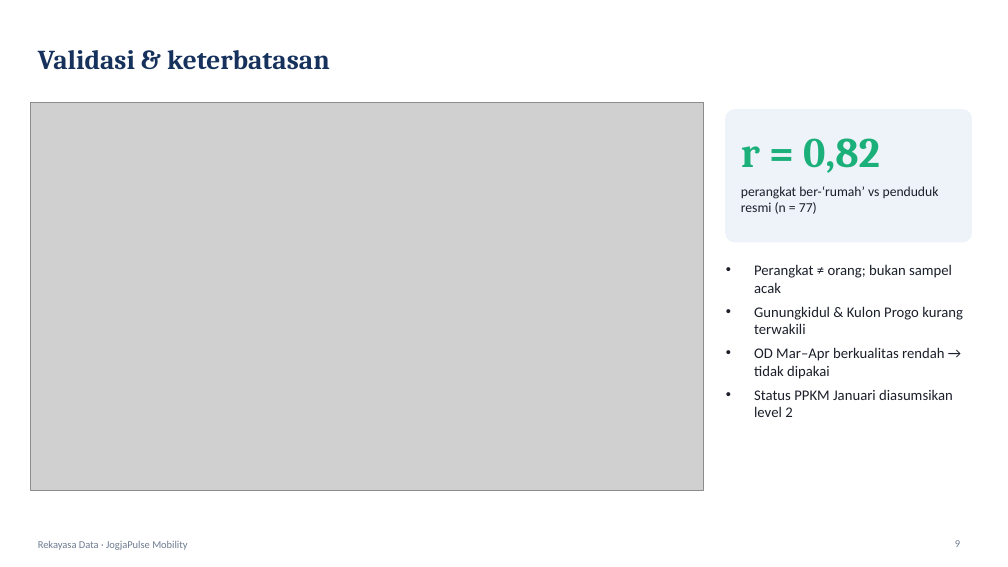
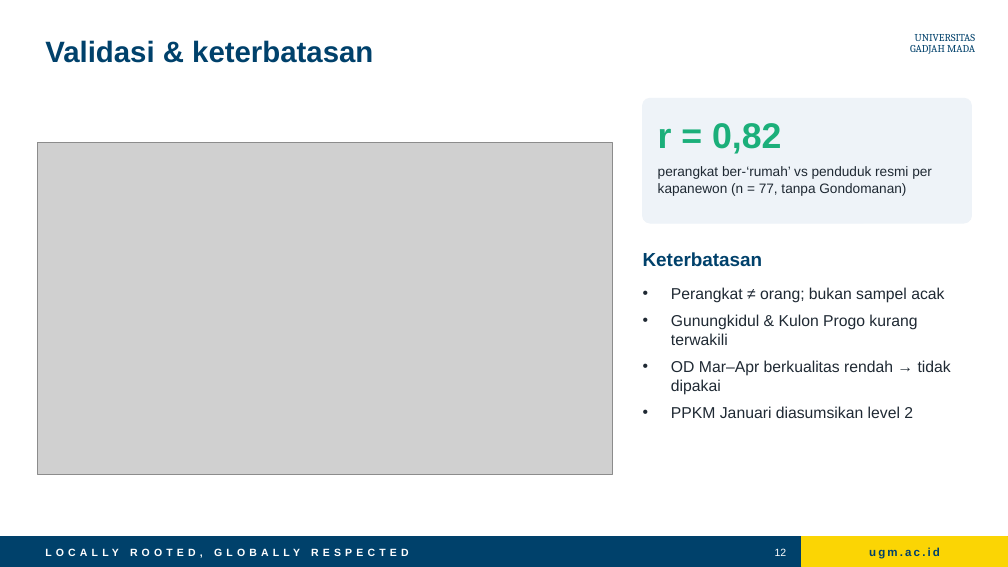
Before and after one commit to ReyMindThink/jogjapulse-mobility, a slide deck: slide 12 of docs/jogjapulse_presentasi.pptx (slide 9 before the commit). Drawn at 1008x567 pixels with LibreOffice and Linux fonts; fonts in the diff are those of the drawing; grey boxes stand for pictures. Boxes give left, top, right and bottom in pixels: in the first picture for what was removed or moved away, otherwise in the second. Text is boxed around its words. In the diff, an @@ line names an element or a change of style, - is before the commit and + after.

```diff
--- a/docs/jogjapulse_presentasi.pptx
+++ b/docs/jogjapulse_presentasi.pptx
@@ title "Validasi & keterbatasan": place and size @@
-title "Validasi & keterbatasan" at bbox=[38, 50, 330, 70]
+title "Validasi & keterbatasan" at bbox=[45, 40, 373, 63]
@@ title "Validasi & keterbatasan" at bbox=[45, 40, 373, 63]: size 26 to 28 pt, font Cambria to Arial, text colour #16325C to #00416B @@
@@ text added at bbox=[910, 34, 976, 54], 10 pt, text #00416B @@
+UNIVERSITAS
+GADJAH MADA
@@ rounded rectangle: place and size @@
-rounded rectangle at bbox=[726, 110, 972, 242]
+rounded rectangle at bbox=[643, 98, 972, 223]
@@ rounded rectangle at bbox=[643, 98, 972, 223]: fill #EEF3FA to #EEF3F8; outline #EEF3FA 1 pt to #EEF3F8 1 pt; proportions changed @@
@@ text "r = 0,82": place and size @@
-text "r = 0,82" at bbox=[741, 138, 880, 173]
+text "r = 0,82" at bbox=[658, 123, 781, 154]
@@ text "r = 0,82" at bbox=[658, 123, 781, 154]: size 40 to 34 pt, font Cambria to Arial @@
@@ picture: place and size @@
-picture at bbox=[30, 102, 703, 491]
+picture at bbox=[38, 142, 613, 474]
@@ text at bbox=[658, 166, 932, 196]: text changed; font Calibri to Arial; text colour #1B1F2A to #1F2933 @@
-perangkat ber-‘rumah’ vs penduduk resmi (n = 77)
+perangkat ber-‘rumah’ vs penduduk resmi per kapanewon (n = 77, tanpa Gondomanan)
@@ text added at bbox=[643, 252, 763, 267], 18 pt, text #00416B, bold @@
+Keterbatasan
@@ text "Perangkat ≠ orang; bukan sampel ...": place and size @@
-text "Perangkat ≠ orang; bukan sampel ..." at bbox=[754, 264, 963, 417]
+text "Perangkat ≠ orang; bukan sampel ..." at bbox=[671, 287, 951, 418]
@@ text at bbox=[671, 287, 951, 395]: size 14 to 15 pt, font Calibri to Arial, text colour #1B1F2A to #1F2933 in "Perangkat ≠ orang; bukan sampel acak", "Gunungkidul & Kulon Progo kurang terwakili", "OD Mar–Apr berkualitas rendah → tidak dipakai"; more space between paragraphs @@
@@ text at bbox=[671, 406, 913, 418]: text changed; size 14 to 15 pt; font Calibri to Arial; text colour #1B1F2A to #1F2933 @@
-• Status PPKM Januari diasumsikan level 2
+• PPKM Januari diasumsikan level 2
@@ rectangle added at bbox=[0, 537, 1008, 567], fill #00416B, outline #00416B 1 pt @@
@@ rectangle added at bbox=[802, 537, 1008, 567], fill #FBD504, outline #FBD504 1 pt @@
@@ text removed at bbox=[38, 541, 187, 550] @@
-Rekayasa Data · JogjaPulse Mobility
@@ text added at bbox=[130, 548, 409, 558], 10 pt, text #FFFFFF, bold @@
+LOCALLY ROOTED, GLOBALLY RESPECTED
@@ page number added at bbox=[775, 548, 787, 556], 10 pt, text #FFFFFF @@
+12
@@ text added at bbox=[869, 547, 940, 559], 11 pt, text #00416B, bold @@
+ugm.ac.id
@@ page number removed at bbox=[955, 540, 960, 547] @@
-9
```
Also in this commit, not shown: 8 other slides changed, 4 slides added, 1 slide removed, 9 other files.
